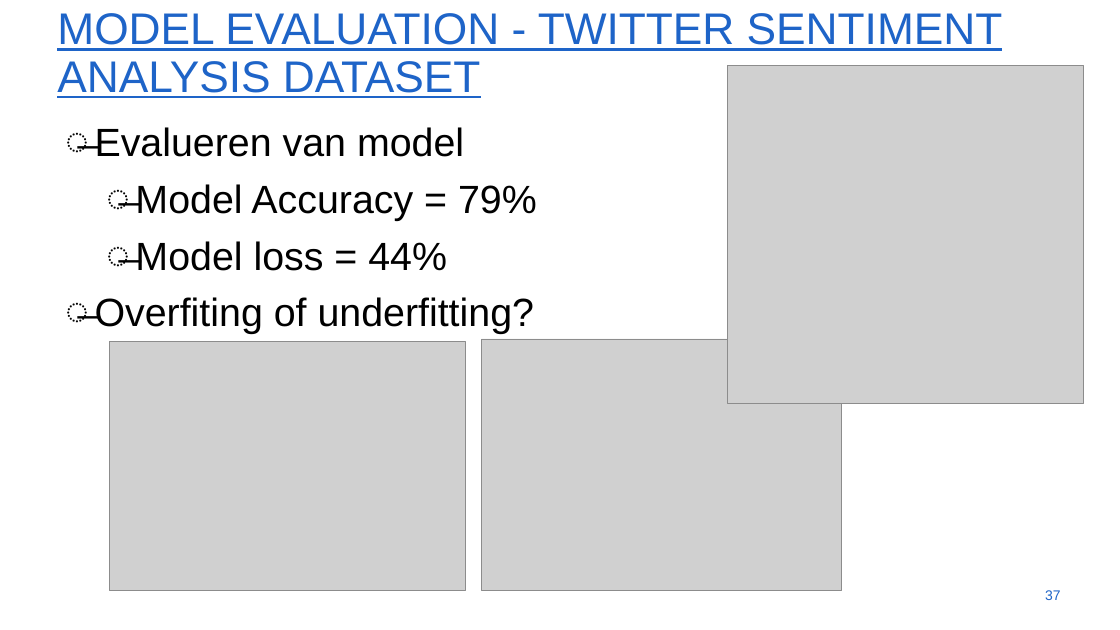
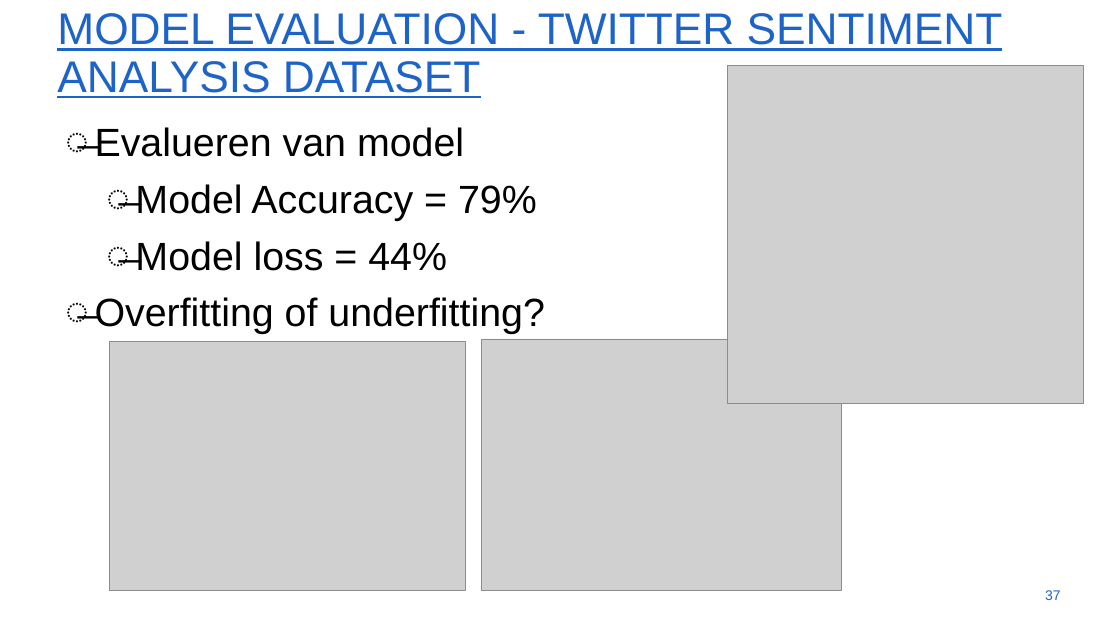
Before and after one commit to WouterStemgee/applied-machine-learning-consumer-complaints-database, a slide deck: slide 37 of AML_Presentatie_Groep_10.pptx. Drawn at 1120x630 pixels with LibreOffice and Linux fonts; fonts in the diff are those of the drawing; grey boxes stand for pictures; background and template pictures are left out. Boxes give left, top, right and bottom in pixels: in the first picture for what was removed or moved away, otherwise in the second. Text is boxed around its words. In the diff, an @@ line names an element or a change of style, - is before the commit and + after.

Commit message:
Typo

```diff
--- a/AML_Presentatie_Groep_10.pptx
+++ b/AML_Presentatie_Groep_10.pptx
@@ text at [95,297,545,334]: text changed @@
-̶ Overfiting of underfitting?
+̶ Overfitting of underfitting?
```
Also in this commit, not shown: 2 other slides changed.
